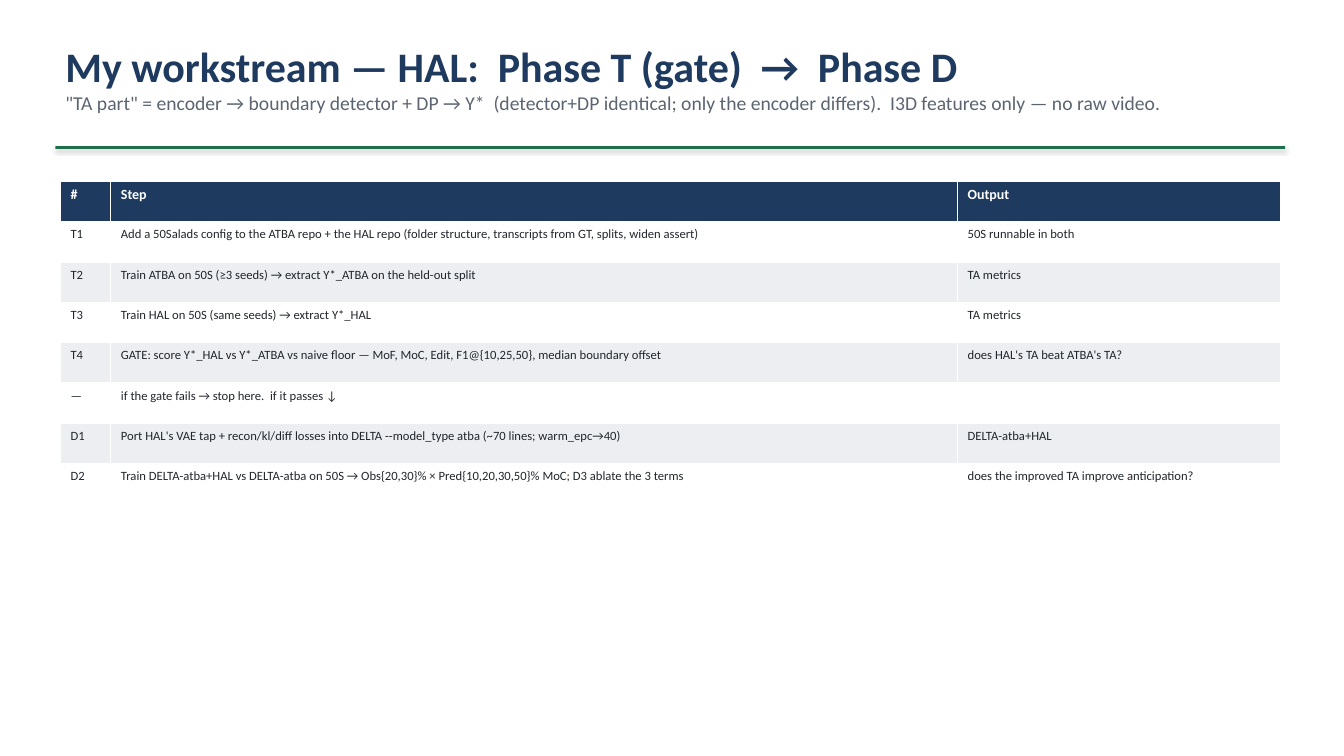
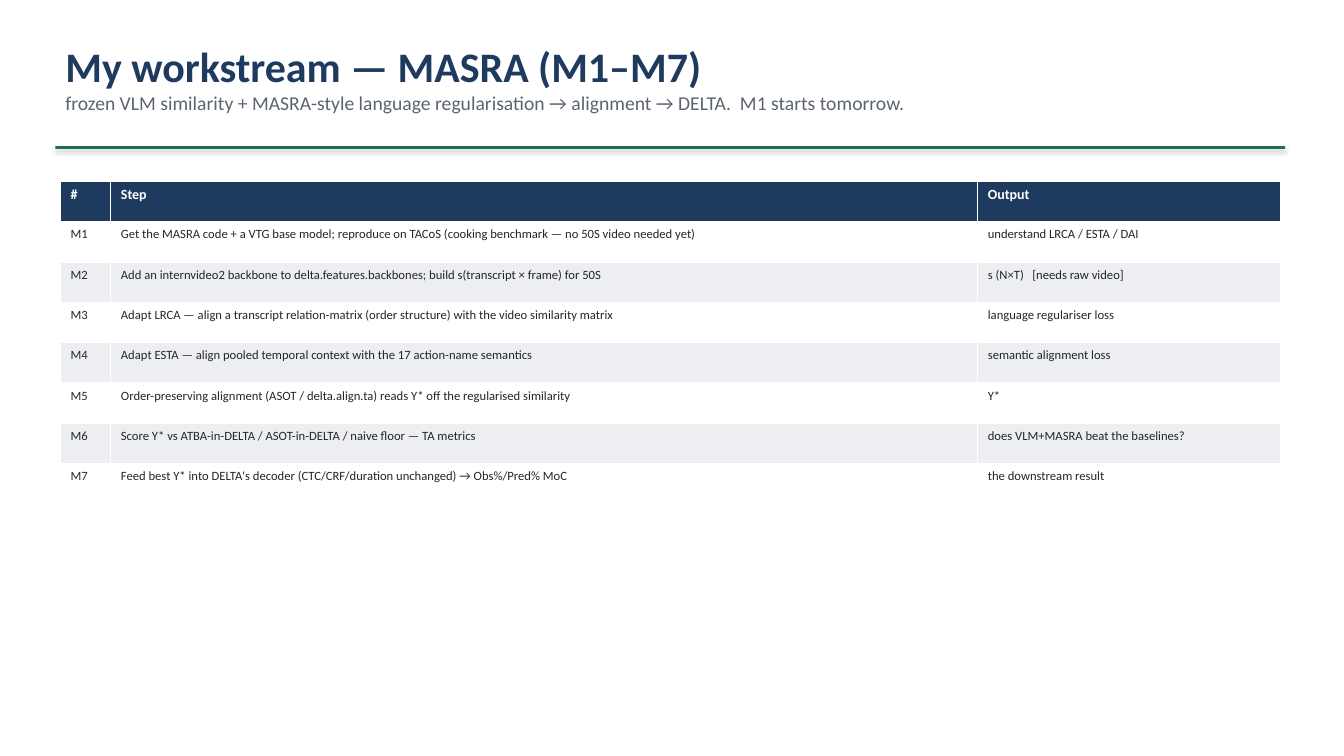
Before and after one commit to epayaslii/DELTA, a slide deck: slide 17 of slides/DELTA_progress_Mariella.pptx. Drawn at 1344x756 pixels with LibreOffice and Linux fonts; fonts in the diff are those of the drawing. Boxes give left, top, right and bottom in pixels: in the first picture for what was removed or moved away, otherwise in the second. Text is boxed around its words. In the diff, an @@ line names an element or a change of style, - is before the commit and + after.

Commit message:
Pivot HAL -> MASRA in progress deck and baselines doc
Supervisor requires a VLM-based TA with no segmentation-based approach, so
HAL is dropped as a workstream (kept as a baseline number only). New split:
Eliz -> MASRA (MLLM train-time LRCA/ESTA regulariser on InternVideo2
transcript x frame similarity, plan M1-M7), co-intern -> CVA.

- slides/make_deck.py + .pptx: 21 slides reworked for the pivot (framing,
  VLM-alignment literature, workstream split, MASRA M1-M7 plan, sequencing,
  questions).
- docs/baselines-hal-cva.md: scope-update banner, MASRA analysis section,
  genuine transcript->video aligner refs, rewritten workstream split; old
  HAL plan retained as record-only.

```diff
--- a/slides/DELTA_progress_Mariella.pptx
+++ b/slides/DELTA_progress_Mariella.pptx
@@ text at (65,51,904,114): text changed @@
-My workstream — HAL: Phase T (gate) → Phase D
-"TA part" = encoder → boundary detector + DP → Y* (detector+DP identical; only the encoder differs). I3D features only — no raw video.
+My workstream — MASRA (M1–M7)
+frozen VLM similarity + MASRA-style language regularisation → alignment → DELTA. M1 starts tomorrow.
@@ table at (60,181,1280,504) @@
-row 2: T1 | Add a 50Salads config to the ATBA repo + the HAL repo (folder structure, transcripts from GT, splits, widen assert) | 50S runnable in both
+row 2: M1 | Get the MASRA code + a VTG base model; reproduce on TACoS (cooking benchmark — no 50S video needed yet) | understand LRCA / ESTA / DAI
-row 3: T2 | Train ATBA on 50S (≥3 seeds) → extract Y*_ATBA on the held-out split | TA metrics
+row 3: M2 | Add an internvideo2 backbone to delta.features.backbones; build s(transcript × frame) for 50S | s (N×T) [needs raw video]
-row 4: T3 | Train HAL on 50S (same seeds) → extract Y*_HAL | TA metrics
+row 4: M3 | Adapt LRCA — align a transcript relation-matrix (order structure) with the video similarity matrix | language regulariser loss
-row 5: T4 | GATE: score Y*_HAL vs Y*_ATBA vs naive floor — MoF, MoC, Edit, F1@{10,25,50}, median boundary offset | does HAL's TA beat ATBA's TA?
+row 5: M4 | Adapt ESTA — align pooled temporal context with the 17 action-name semantics | semantic alignment loss
-row 6: — | if the gate fails → stop here. if it passes ↓ | 
+row 6: M5 | Order-preserving alignment (ASOT / delta.align.ta) reads Y* off the regularised similarity | Y*
-row 7: D1 | Port HAL's VAE tap + recon/kl/diff losses into DELTA --model_type atba (~70 lines; warm_epc→40) | DELTA-atba+HAL
+row 7: M6 | Score Y* vs ATBA-in-DELTA / ASOT-in-DELTA / naive floor — TA metrics | does VLM+MASRA beat the baselines?
-row 8: D2 | Train DELTA-atba+HAL vs DELTA-atba on 50S → Obs{20,30}% × Pred{10,20,30,50}% MoC; D3 ablate the 3 terms | does the improved TA improve anticipation?
+row 8: M7 | Feed best Y* into DELTA's decoder (CTC/CRF/duration unchanged) → Obs%/Pred% MoC | the downstream result
```
Also in this commit, not shown: 11 other slides changed, 1 slide added, 1 slide removed, 2 other files.
